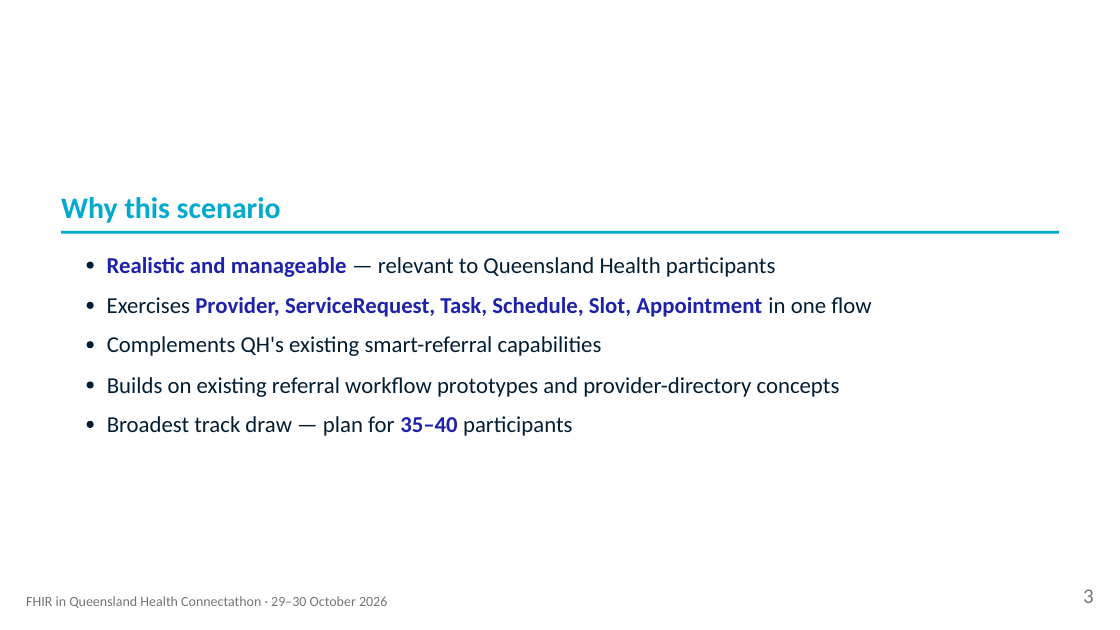
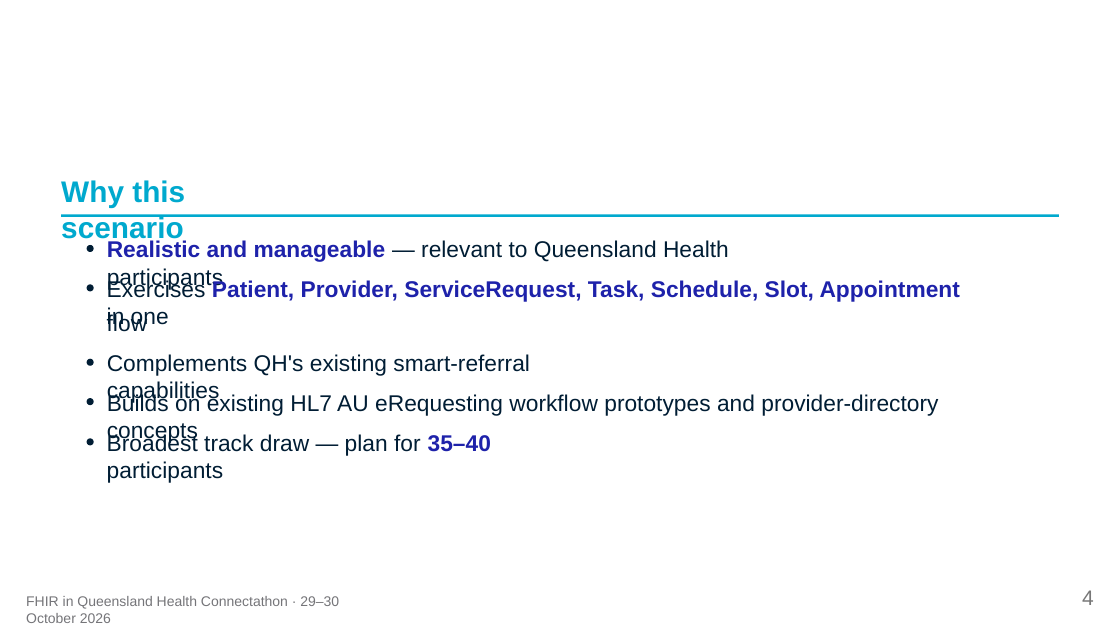
Before and after one commit to aehrc/qh-connectathon, a slide deck: slide 4 of 2026-10-29/2-FHIR-For-Services/Track2-KickOff-Deck.pptx (slide 3 before the commit). Drawn at 1120x630 pixels with LibreOffice and Linux fonts; fonts in the diff are those of the drawing. Boxes give left, top, right and bottom in pixels: in the first picture for what was removed or moved away, otherwise in the second. Text is boxed around its words. In the diff, an @@ line names an element or a change of style, - is before the commit and + after.

```diff
--- a/2026-10-29/2-FHIR-For-Services/Track2-KickOff-Deck.pptx
+++ b/2026-10-29/2-FHIR-For-Services/Track2-KickOff-Deck.pptx
@@ font Calibri to Arial in 5 elements at (x1=26, y1=596, x2=339, y2=623), (x1=107, y1=354, x2=530, y2=403), (x1=107, y1=433, x2=491, y2=483), (x1=107, y1=240, x2=729, y2=290), (x1=61, y1=180, x2=185, y2=243) @@
@@ text "Why this scenario" moved from (x1=61, y1=197, x2=281, y2=223) to (x1=61, y1=180, x2=185, y2=243) @@
@@ text "Realistic and manageable — relevant ..." moved from (x1=107, y1=257, x2=776, y2=277) to (x1=107, y1=240, x2=729, y2=290) @@
@@ 3 freeform shapes moved together from (x1=61, y1=231, x2=1060, y2=308) to (x1=61, y1=214, x2=1060, y2=292) @@
@@ text at (x1=107, y1=279, x2=960, y2=329): text changed; font Calibri to Arial @@
-Exercises Provider, ServiceRequest, Task, Schedule, Slot, Appointment in one ﬂow
+Exercises Patient, Provider, ServiceRequest, Task, Schedule, Slot, Appointment in one
@@ text added at (x1=107, y1=313, x2=147, y2=332), 19.5 pt, text #001D34 @@
+ﬂow
@@ freeform shape moved from (x1=87, y1=341, x2=93, y2=348) to (x1=87, y1=359, x2=93, y2=365) @@
@@ text "Complements QH's existing smart-referral capabilities" moved from (x1=107, y1=336, x2=602, y2=356) to (x1=107, y1=354, x2=530, y2=403) @@
@@ freeform shape moved from (x1=87, y1=381, x2=93, y2=388) to (x1=87, y1=398, x2=93, y2=405) @@
@@ text at (x1=107, y1=392, x2=938, y2=415): text changed; font Calibri to Arial @@
-Builds on existing referral workﬂow prototypes and provider-directory concepts
+Builds on existing HL7 AU eRequesting workﬂow prototypes and provider-directory concepts
@@ freeform shape moved from (x1=87, y1=421, x2=93, y2=428) to (x1=87, y1=439, x2=93, y2=445) @@
@@ text "Broadest track draw — plan ..." moved from (x1=107, y1=416, x2=573, y2=436) to (x1=107, y1=433, x2=491, y2=483) @@
@@ text added at (x1=1082, y1=590, x2=1094, y2=605), 18 pt, text #777777 @@
+4
@@ text removed at (x1=1083, y1=589, x2=1094, y2=603) @@
-3
```
Also in this commit, not shown: 14 other slides changed, 1 slide added, 2 other files.
